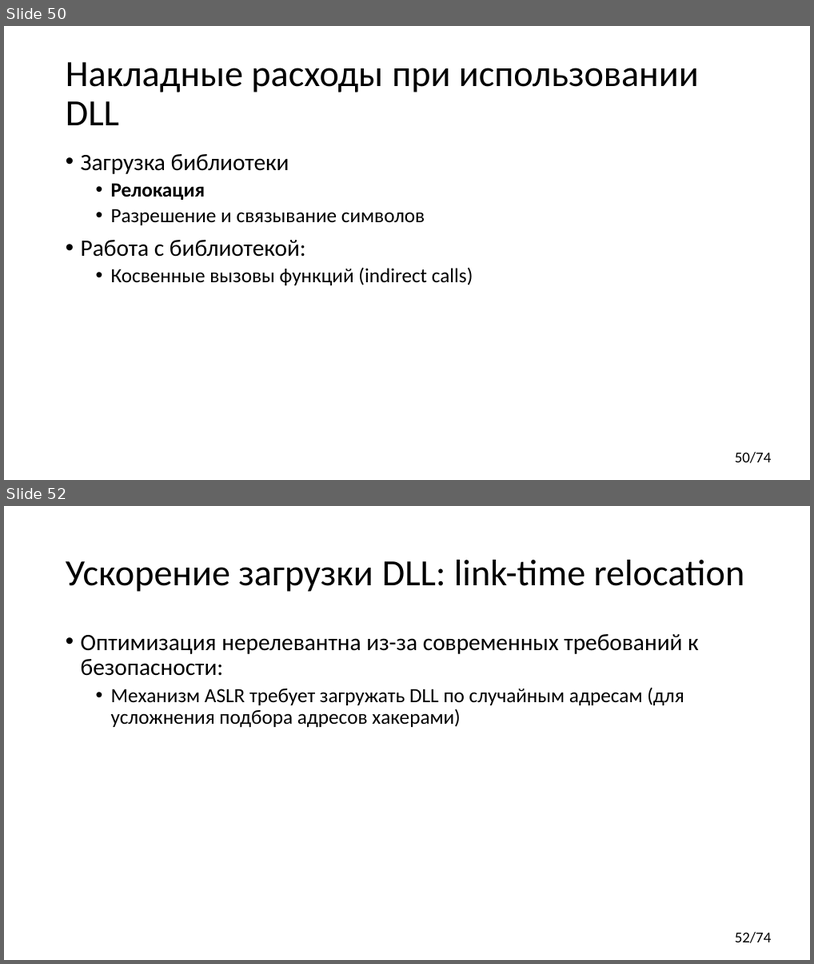
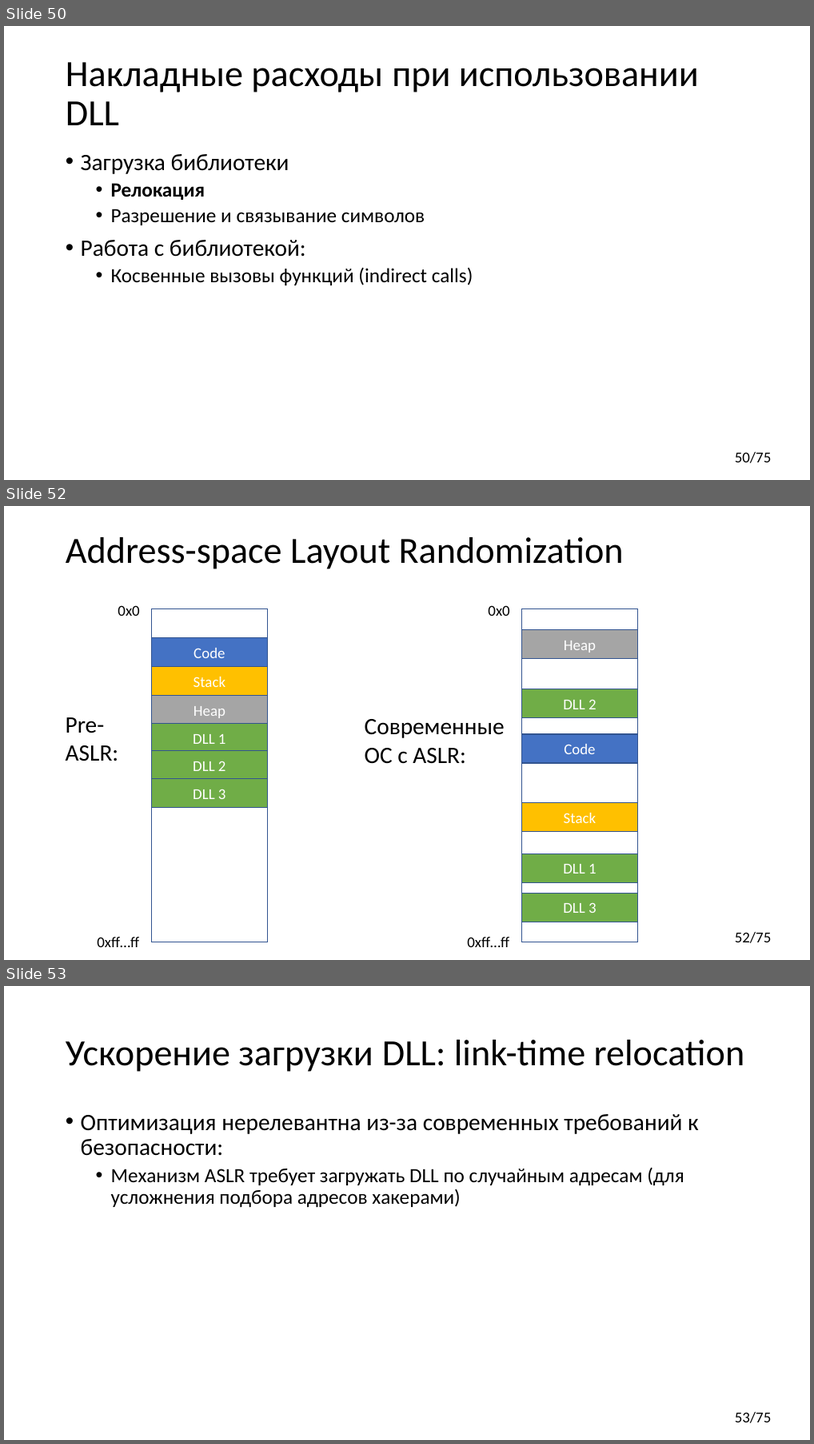
Before and after one commit to yugr/CppRussia, a slide deck: 2024/RU.pptx. Shown one above the other, each under a label of ours: slides 50 and 52 before the commit, slides 50, 52 and 53 after it; the slides between them are not shown. The pictures are 814x964 and 814x1444 pixels, drawn with LibreOffice and Linux fonts; fonts in the diff are those of the drawing. Boxes give left, top, right and bottom in pixels: in the first picture for what was removed or moved away, otherwise in the second. Text is boxed around its words. In the diff, an @@ line names an element or a change of style, - is before the commit and + after.

Commit message:
Added ASLR slide and minor updates.

```diff
--- a/2024/RU.pptx
+++ b/2024/RU.pptx
@@ slide 52 added at (4, 506, 810, 960), background #FFFFFF; not listed: 1 template element that a slide beside it also shows @@
@@ title added at (66, 537, 624, 569), 44 pt, text #000000 @@
+Address-space Layout Randomization
@@ text added at (118, 605, 139, 616), 18 pt, text #000000 @@
+0x0
@@ rectangle added at (152, 609, 268, 941), outline #325491 1 pt @@
@@ text added at (488, 605, 510, 616), 18 pt, text #000000 @@
+0x0
@@ rectangle added at (522, 609, 638, 941), outline #325491 1 pt @@
@@ rectangle added at (152, 638, 268, 667), fill #4472C4, outline #325491 1 pt, 18 pt, text #FFFFFF @@
+Code
@@ rectangle added at (522, 630, 638, 659), fill #A5A5A5, outline #325491 1 pt, 18 pt, text #FFFFFF @@
+Heap
@@ rectangle added at (152, 666, 268, 696), fill #FFC000, outline #325491 1 pt, 18 pt, text #FFFFFF @@
+Stack
@@ rectangle added at (152, 696, 268, 724), fill #A5A5A5, outline #325491 1 pt, 18 pt, text #FFFFFF @@
+Heap
@@ rectangle added at (522, 689, 638, 718), fill #70AD47, outline #325491 1 pt, 18 pt, text #FFFFFF @@
+DLL 2
@@ text added at (66, 717, 119, 761), 28 pt, text #000000 @@
+Pre-ASLR:
@@ text added at (365, 719, 505, 764), 28 pt, text #000000 @@
+Современные ОС с ASLR:
@@ rectangle added at (152, 724, 268, 753), fill #70AD47, outline #325491 1 pt, 18 pt, text #FFFFFF @@
+DLL 1
@@ rectangle added at (522, 734, 638, 763), fill #4472C4, outline #325491 1 pt, 18 pt, text #FFFFFF @@
+Code
@@ rectangle added at (152, 751, 268, 780), fill #70AD47, outline #325491 1 pt, 18 pt, text #FFFFFF @@
+DLL 2
@@ rectangle added at (152, 779, 268, 808), fill #70AD47, outline #325491 1 pt, 18 pt, text #FFFFFF @@
+DLL 3
@@ rectangle added at (522, 803, 638, 832), fill #FFC000, outline #325491 1 pt, 18 pt, text #FFFFFF @@
+Stack
@@ rectangle added at (522, 853, 638, 882), fill #70AD47, outline #325491 1 pt, 18 pt, text #FFFFFF @@
+DLL 1
@@ rectangle added at (522, 892, 638, 922), fill #70AD47, outline #325491 1 pt, 18 pt, text #FFFFFF @@
+DLL 3
@@ text added at (97, 936, 139, 947), 18 pt, text #000000 @@
+0xff…ff
@@ text added at (467, 936, 510, 947), 18 pt, text #000000 @@
+0xff…ff
@@ page number at (735, 452, 772, 463): text changed @@
-50/74
+50/75
@@ what was slide 52 is now slide 53 @@
@@ page number at (735, 1412, 772, 1423): text changed @@
-52/74
+53/75
```
Also in this commit, not shown: 3 slides changed.
